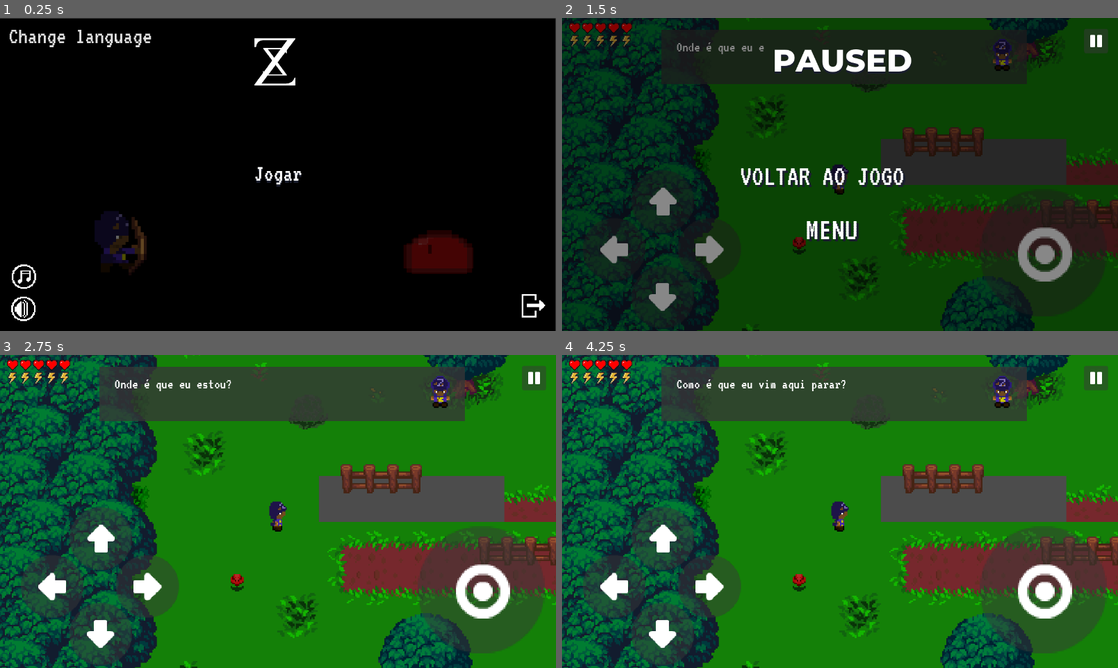
Above: before the commit, frames 1-4 (two rows, left to right).
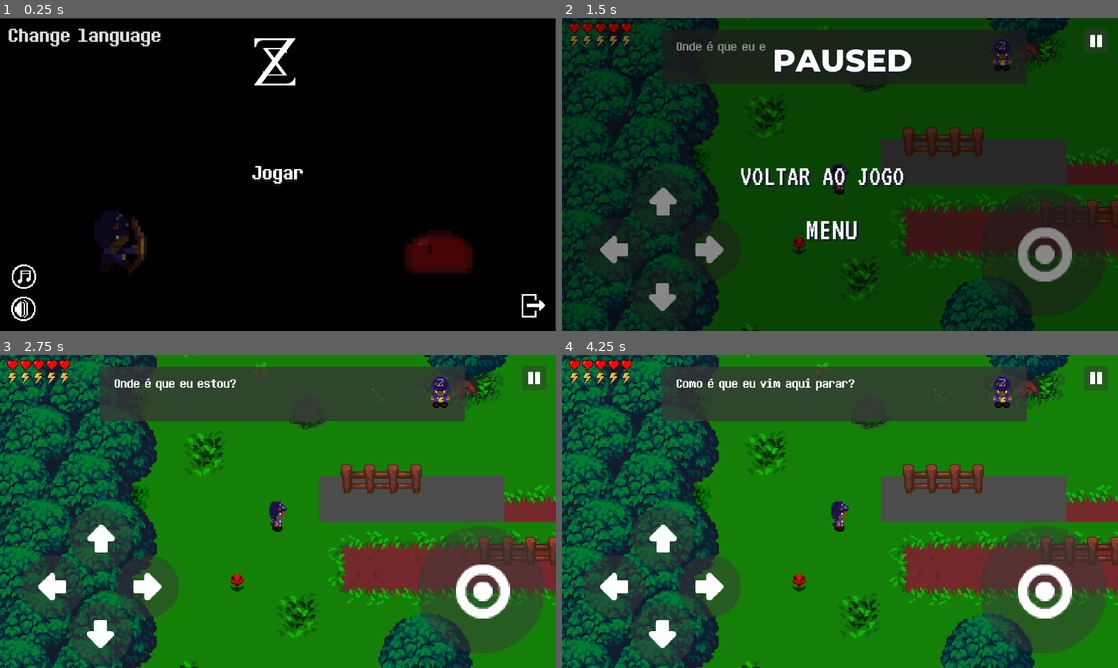
Above: after the commit, the same moments.

Repository: SynT8735/Blackout
Game: Godot game, scene res://Scenes/Menu/Menu.tscn
Same seed, same stepped clock (60 frames per second), same inputs: the game is played once before the commit and once after it.
Inputs (mouse positions are in pixels of both pictures, inside the frame that each line leads up to):
- Up to frame 1 (0.25 s): no input
- Up to frame 2 (1.5 s): click "Jogar" at 0.5 s; click (1095, 39) at 1.25 s
- Up to frame 3 (2.75 s): click "Voltar ao jogo" at 2 s
- Up to frame 4 (4.25 s): tap Enter (ui_accept) at 2.75, 3.02, 3.77 s; hold D (ui_right) 2.78-3.53 s; hold S (ui_down) from 3.53 s (still down)

The runs differ from the first frame. In frame 1, 1.0% of the frame differs, in the area x 1-55%, y 3-54%; in frame 2, 0.2%; in frame 3, 0.3%; in frame 4, 0.5%.

Commit message:
Blackout
- Changed fonts

Diff:
--- a/Blackout/Organizado/Scenes/Menu/Menu.tscn
+++ b/Blackout/Organizado/Scenes/Menu/Menu.tscn
@@ -4,7 +4,7 @@
 [ext_resource path="res://assets/sprites/menu.png" type="Texture" id=2]
 [ext_resource path="res://assets/sprites/Zell-attack-side-weapon.png" type="Texture" id=3]
 [ext_resource path="res://assets/sprites/slime_left_00.png" type="Texture" id=4]
-[ext_resource path="res://assets/font/VT323-Regular.ttf" type="DynamicFontData" id=5]
+[ext_resource path="res://assets/font/Determination2.ttf" type="DynamicFontData" id=5]
 [ext_resource path="res://assets/HUD/Icons_W/sprite_4.png" type="Texture" id=6]
 [ext_resource path="res://assets/HUD/Icons_W/sprite_3.png" type="Texture" id=7]
 [ext_resource path="res://assets/HUD/Icons_W/sprite_2.png" type="Texture" id=8]
--- a/Blackout/Organizado/Scenes/World.tscn
+++ b/Blackout/Organizado/Scenes/World.tscn
@@ -15,12 +15,12 @@
 [ext_resource path="res://Scenes/Menu/Buttons/voltaraoMenu.tscn" type="PackedScene" id=13]
 [ext_resource path="res://assets/HUD/transparentDark12.png" type="Texture" id=14]
 [ext_resource path="res://Scenes/GameOver.tscn" type="PackedScene" id=15]
-[ext_resource path="res://assets/font/VT323-Regular.ttf" type="DynamicFontData" id=16]
+[ext_resource path="res://assets/font/Determination2.ttf" type="DynamicFontData" id=16]
 [ext_resource path="res://assets/scripts/first_dialogue.gd" type="Script" id=17]
-[ext_resource path="res://assets/sprites/PNG/sprites/ShadowSpirit/Ilde/ShadowSpirit/ShadowSpirit_0.png" type="Texture" id=18]
-[ext_resource path="res://assets/sprites/PNG/sprites/ShadowSpirit/Ilde/ShadowSpirit/ShadowSpirit_1.png" type="Texture" id=19]
-[ext_resource path="res://assets/sprites/PNG/sprites/ShadowSpirit/Ilde/ShadowSpirit/ShadowSpirit_2.png" type="Texture" id=20]
-[ext_resource path="res://assets/sprites/PNG/sprites/Zell/Idle/idle_down.png" type="Texture" id=21]
+[ext_resource path="res://assets/sprites/PNG/sprites/Zell/Idle/idle_down.png" type="Texture" id=18]
+[ext_resource path="res://assets/sprites/PNG/sprites/ShadowSpirit/Ilde/ShadowSpirit/ShadowSpirit_0.png" type="Texture" id=19]
+[ext_resource path="res://assets/sprites/PNG/sprites/ShadowSpirit/Ilde/ShadowSpirit/ShadowSpirit_1.png" type="Texture" id=20]
+[ext_resource path="res://assets/sprites/PNG/sprites/ShadowSpirit/Ilde/ShadowSpirit/ShadowSpirit_2.png" type="Texture" id=21]
 [ext_resource path="res://Scenes/player.tscn" type="PackedScene" id=22]
 [ext_resource path="res://Scenes/slime.tscn" type="PackedScene" id=23]
 [ext_resource path="res://assets/Sons/flecha.ogg" type="AudioStream" id=24]
@@ -46,15 +46,15 @@
 
 [sub_resource type="SpriteFrames" id=7]
 animations = [ {
-"frames": [ ExtResource( 18 ), ExtResource( 19 ), ExtResource( 20 ) ],
+"frames": [ ExtResource( 18 ) ],
+"loop": true,
+"name": "zell",
+"speed": 8.0
+}, {
+"frames": [ ExtResource( 19 ), ExtResource( 20 ), ExtResource( 21 ) ],
 "loop": true,
 "name": "shadow_spirit",
 "speed": 5.0
-}, {
-"frames": [ ExtResource( 21 ) ],
-"loop": true,
-"name": "zell",
-"speed": 8.0
 } ]
 
 [node name="World" type="Node"]
Binary file added: Blackout/Organizado/assets/font/Determination2.ttf
Binary file added: Blackout/Organizado/assets/font/VCR_OSD_MONO_1.001.ttf
Binary file added: Blackout/Organizado/assets/font/upheavtt.ttf
Binary file changed: Blackout/Organizado/translations.en.translation
Binary file changed: Blackout/Organizado/translations.pt.translation
Binary file changed: Blackout/Organizado/translations.ru.translation
